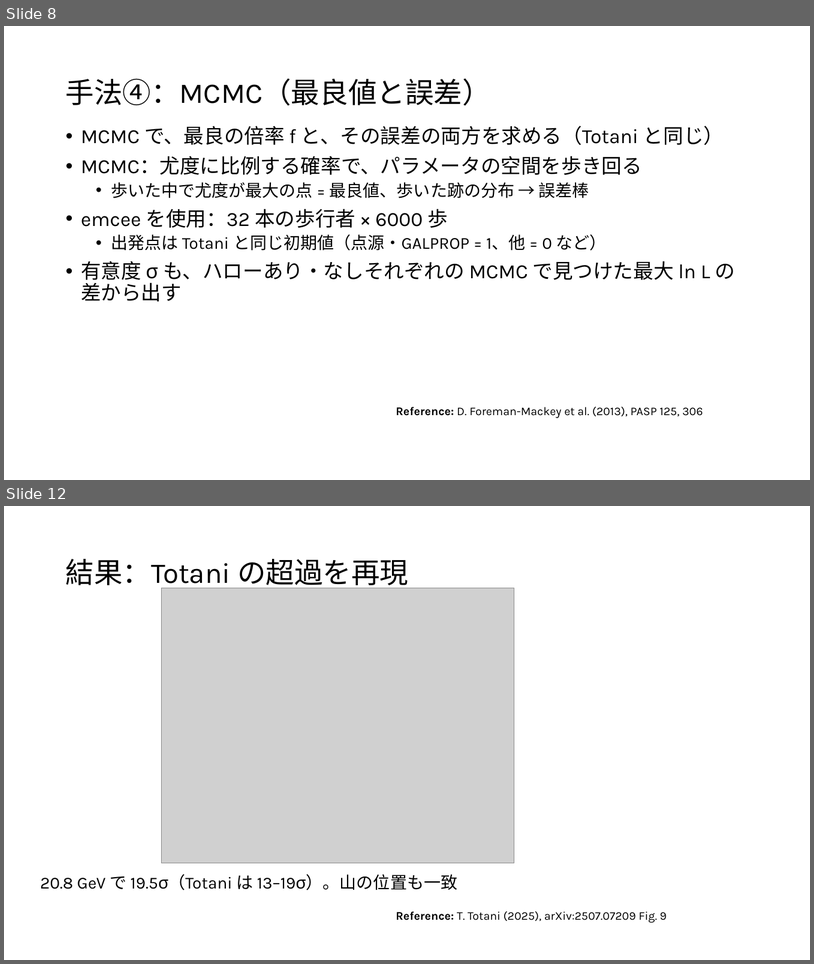
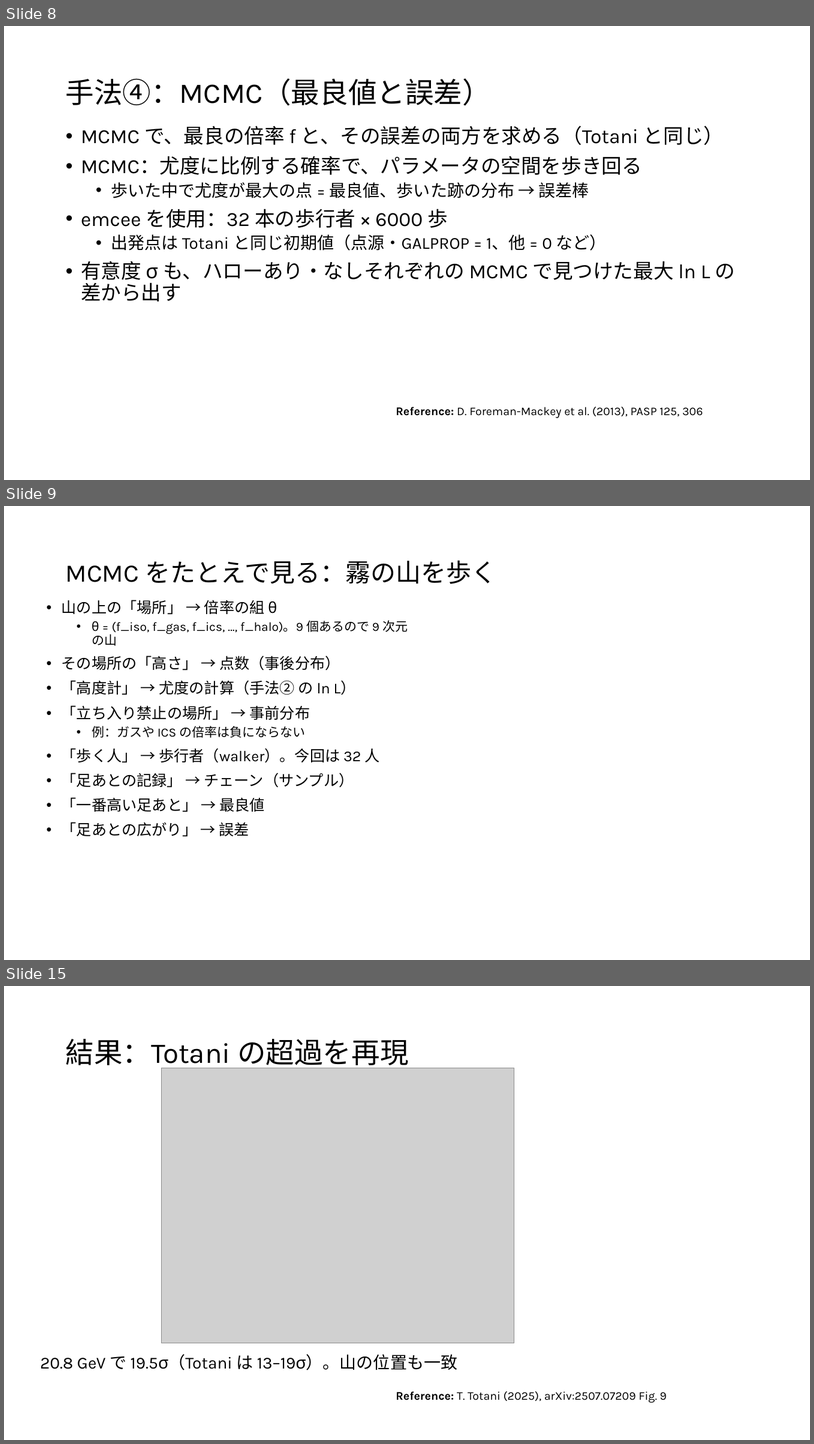
Before and after one commit to Mikann20041029/darkmatter-slides, a slide deck: slides/2026-10-02_研究進捗報告_claude.pptx. Shown one above the other, each under a label of ours: slides 8 and 12 before the commit, slides 8, 9 and 15 after it; the slides between them are not shown. The pictures are 814x964 and 814x1444 pixels, drawn with LibreOffice and Linux fonts; fonts in the diff are those of the drawing; grey boxes stand for pictures. Boxes give left, top, right and bottom in pixels: in the first picture for what was removed or moved away, otherwise in the second. Text is boxed around its words. In the diff, an @@ line names an element or a change of style, - is before the commit and + after.

```diff
--- a/slides/2026-10-02_研究進捗報告_claude.pptx
+++ b/slides/2026-10-02_研究進捗報告_claude.pptx
@@ slide 9 added at [4,506,810,960], background #FFFFFF @@
@@ title added at [65,560,497,584], 30 pt, text #000000 @@
+MCMC をたとえで見る：霧の山を歩く
@@ text added at [62,600,408,837], 18 pt, text #000000 @@
+• 山の上の「場所」 → 倍率の組 θ
+  • θ = (f_iso, f_gas, f_ics, …, f_halo)。9 個あるので 9 次元の山
+• その場所の「高さ」 → 点数（事後分布）
+• 「高度計」 → 尤度の計算（手法② の ln L）
+• 「立ち入り禁止の場所」 → 事前分布
+  • 例：ガスや ICS の倍率は負にならない
+• 「歩く人」 → 歩行者（walker）。今回は 32 人
+• 「足あとの記録」 → チェーン（サンプル）
+• 「一番高い足あと」 → 最良値
+• 「足あとの広がり」 → 誤差
@@ what was slide 12 is now slide 15 @@
```
Also in this commit, not shown: 3 slides changed, 2 other slides added, 1 other file.
